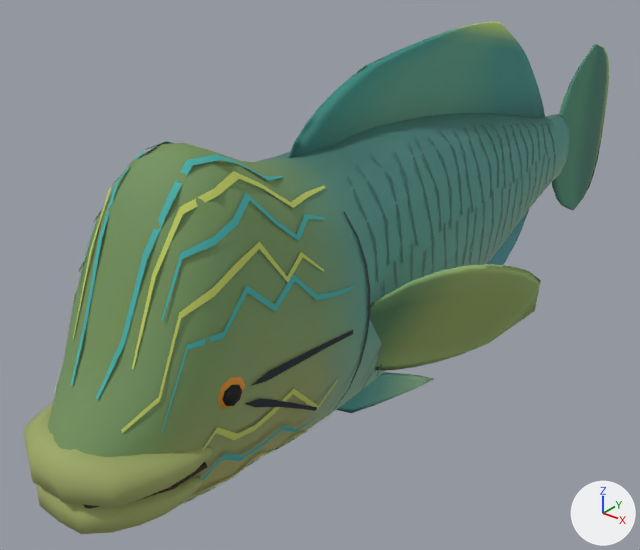
The glTF model assets/models/marine/napoleon-wrasse.glb as it was, and as the next commit left it.
One viewpoint serves both versions: a 50 mm camera at (0.485, -0.696, 0.374) aimed at (-0.069, -0.004, -0.055). The axes (+X, +Y, +Z) are drawn at lower right. The lights are the same throughout. The first picture is the older version. Vertices at exactly the same position are counted once.

Objects in the first picture: 'napoleon-wrasse-body'.
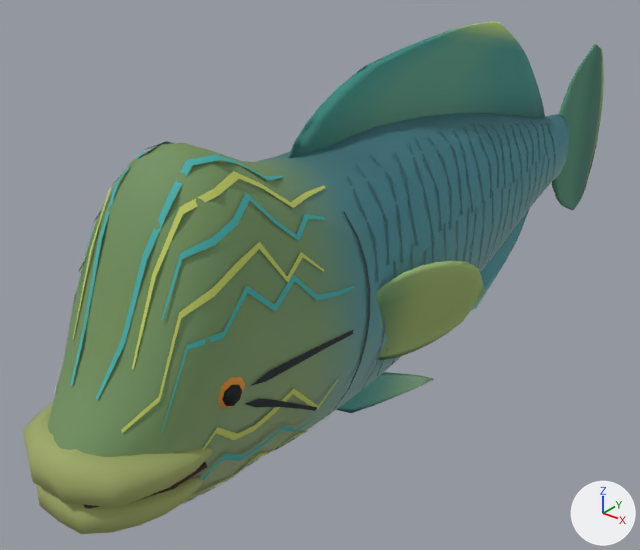
What changed in the scene script:
```text
Change me_mesh_0:
    used by ob_napoleon_wrasse_body; location = (0.0, 0.0, 0.0)
    remove me_mesh_0.from_pydata(...)  # 2824 vertices, 4320 faces; spans x -0.177..0.177, y -0.414..0.6, z -0.176..0.2
    add me_mesh_0.from_pydata(...)  # 2824 vertices, 4320 faces; spans x -0.109..0.109, y -0.414..0.585, z -0.176..0.2
    me_mesh_0 part 1: the loose piece of 98 vertices spanning x 0.043..0.177, y -0.112..0.042, z -0.104..0.037 is multiplied about its middle by the matrix ((0.865, -0.317, -0.322), (0.203, 0.892, -0.112), (0.089, -0.073, 0.72)), then moved by (-0.029, 0.002, 0.0)
    me_mesh_0 part 2: 122 of 2824 vertices moved; they spanned x -0.008..0.008, y 0.434..0.6, z -0.123..0.122 and now span x -0.008..0.008, y 0.433..0.585, z -0.123..0.122; mean shift (0.0, -0.008, 0.0); largest move (0.0, 0.589, -0.084) -> (0.0, 0.568, -0.084)
    other edits to the shape of me_mesh_0 do not show in these pictures
```

Location of each change, [x1, y1, x2, y2] in pixels of the pictures (640 x 550 px; the box of a moved part takes in the faces that stretch with it):
'napoleon-wrasse-body', reshaped
    before: [23, 21, 609, 534]
    after: [23, 21, 604, 534]
part 1 of me_mesh_0, moved or reshaped
    before: [370, 264, 541, 370]
    after: [376, 261, 485, 360]
part 2 of me_mesh_0, moved or reshaped
    before: [552, 44, 609, 210]
    after: [552, 44, 604, 210]
